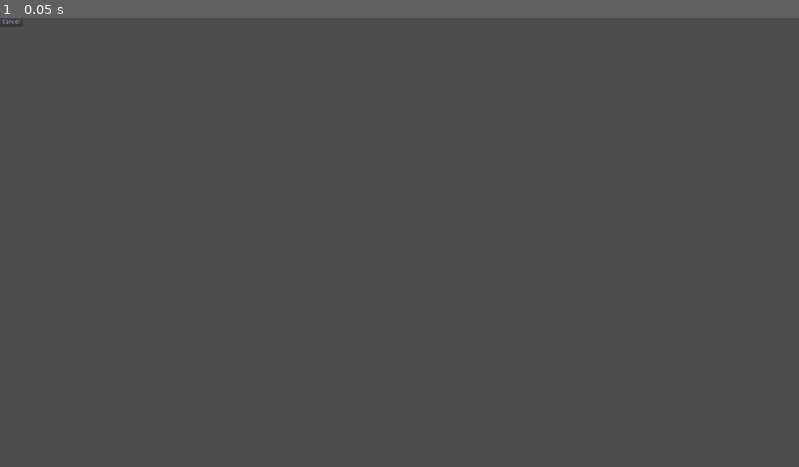
Above: before the commit, frame 1.
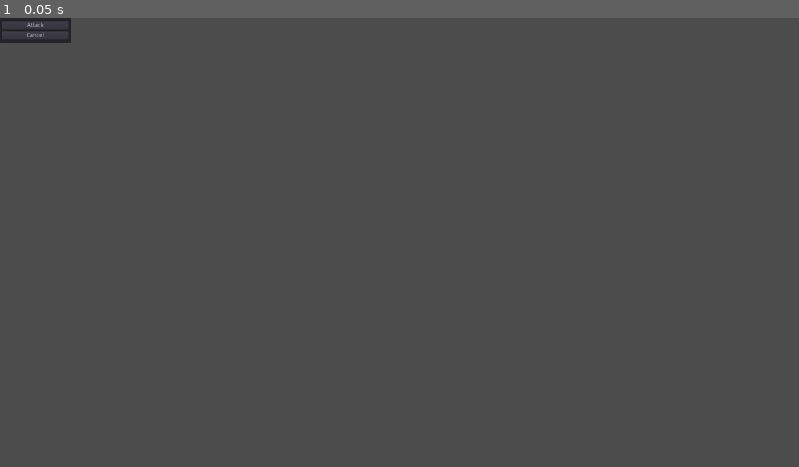
Above: after the commit, the same moment.

Repository: Dar13/scifi-tactics
Game: Godot game, scene res://assets/scenes/character_attack_gui.tscn
The game is run twice, just before and just after one commit, with the same random seed, the same clock (stepped at 60 frames per second) and the same inputs. This scene is started directly instead of the project's main scene.
Inputs:
- Up to frame 1 (0.05 s): no input

The runs differ from the first frame. In frame 1, 0.3% of the frame differs, in the area x 0-9%, y 0-6%.

Commit message:
Fix attack direction calculation, convert popup to panel

Diff:
--- a/assets/scenes/character_attack_gui.tscn
+++ b/assets/scenes/character_attack_gui.tscn
@@ -41,14 +41,51 @@
 flat = false
 align = 1
 
-[node name="target_confirm_dlg" type="PopupMenu" parent="." index="1"]
+[node name="target_confirm_dlg" type="Panel" parent="." index="1"]
 
 anchor_left = 0.0
 anchor_top = 0.0
 anchor_right = 0.0
 anchor_bottom = 0.0
+margin_right = 170.0
+margin_bottom = 60.0
+rect_pivot_offset = Vector2( 0, 0 )
+rect_clip_content = false
+mouse_filter = 0
+mouse_default_cursor_shape = 0
+size_flags_horizontal = 1
+size_flags_vertical = 1
+_sections_unfolded = [ "Margin" ]
+__meta__ = {
+"_edit_group_": true
+}
+
+[node name="VSplitContainer" type="VBoxContainer" parent="target_confirm_dlg" index="0"]
+
+anchor_left = 0.0
+anchor_top = 0.0
+anchor_right = 1.0
+anchor_bottom = 1.0
+margin_left = 5.0
+margin_right = -5.0
+rect_pivot_offset = Vector2( 0, 0 )
+rect_clip_content = false
+mouse_filter = 1
+mouse_default_cursor_shape = 0
+size_flags_horizontal = 1
+size_flags_vertical = 1
+alignment = 1
+_sections_unfolded = [ "Margin", "Size Flags" ]
+
+[node name="attack_btn" type="Button" parent="target_confirm_dlg/VSplitContainer" index="0"]
+
+anchor_left = 0.0
+anchor_top = 0.0
+anchor_right = 0.0
+anchor_bottom = 0.0
+margin_top = 8.0
 margin_right = 160.0
-margin_bottom = 170.0
+margin_bottom = 28.0
 rect_pivot_offset = Vector2( 0, 0 )
 rect_clip_content = false
 focus_mode = 2
@@ -56,7 +93,34 @@
 mouse_default_cursor_shape = 0
 size_flags_horizontal = 1
 size_flags_vertical = 1
-popup_exclusive = false
-items = [  ]
-hide_on_state_item_selection = false
-_sections_unfolded = [ "Popup" ]
+toggle_mode = false
+enabled_focus_mode = 2
+shortcut = null
+group = null
+text = "Attack"
+flat = false
+align = 1
+
+[node name="cancel_btn" type="Button" parent="target_confirm_dlg/VSplitContainer" index="1"]
+
+anchor_left = 0.0
+anchor_top = 0.0
+anchor_right = 0.0
+anchor_bottom = 0.0
+margin_top = 32.0
+margin_right = 160.0
+margin_bottom = 52.0
+rect_pivot_offset = Vector2( 0, 0 )
+rect_clip_content = false
+focus_mode = 2
+mouse_filter = 0
+mouse_default_cursor_shape = 0
+size_flags_horizontal = 1
+size_flags_vertical = 1
+toggle_mode = false
+enabled_focus_mode = 2
+shortcut = null
+group = null
+text = "Cancel"
+flat = false
+align = 1
--- a/assets/scripts/characters/character_attack_gui.gd
+++ b/assets/scripts/characters/character_attack_gui.gd
@@ -3,13 +3,15 @@
 signal confirmed
 signal cancelled
 
+onready var target_confirm_dlg = get_node("target_confirm_dlg")
 onready var cancel_attack_btn = get_node("cancel_attack_btn")
-onready var target_confirm_dlg = get_node("target_confirm_dlg")
+
+onready var attack_selection_btn = get_node("target_confirm_dlg/VSplitContainer/attack_btn")
+onready var cancel_selection_btn = get_node("target_confirm_dlg/VSplitContainer/cancel_btn")
 
 func _ready():
-	target_confirm_dlg.add_item("Attack", 1)
-	target_confirm_dlg.add_item("Cancel", 2)
-	target_confirm_dlg.connect("id_pressed", self, "handle_selection")
+	attack_selection_btn.connect("pressed", self, "handle_attack_selection")
+	cancel_selection_btn.connect("pressed", self, "handle_cancel_selection")
 
 	cancel_attack_btn.connect("pressed", self, "handle_cancel_button")
 	pass
@@ -20,15 +22,15 @@
 
 func confirmation_mode(screen_coord):
 	cancel_attack_btn.hide()
-	target_confirm_dlg.popup(Rect2(screen_coord, Vector2(128, 64)))
 
-func handle_selection(selected_id):
-	if selected_id == 1:
-		emit_signal("confirmed")
-	else:
-		print("emit cancel (menu)")
-		emit_signal("cancelled")
+	target_confirm_dlg.rect_global_position = screen_coord
+	target_confirm_dlg.show()
+
+func handle_attack_selection():
+	emit_signal("confirmed")
+
+func handle_cancel_selection():
+	emit_signal("cancelled")
 
 func handle_cancel_button():
-	print("emit cancel (button)")
 	emit_signal("cancelled")
--- a/assets/scripts/characters/character_manager.gd
+++ b/assets/scripts/characters/character_manager.gd
@@ -310,7 +310,7 @@
 
 			# Rotate attacker towards the defender
 			selected_char_original_direction = selected_character.facing
-			var new_dir = character_dir.get_dir(selected_character.facing, attack_target.translation)
+			var new_dir = character_dir.get_dir(selected_character.facing, attack_target.translation - selected_character.translation)
 			selected_character.set_direction(new_dir)
 
 			attack_context = attack_context_type.generate_context(selected_character, attack_target)
